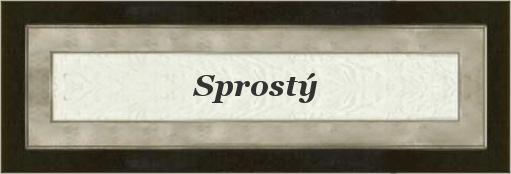
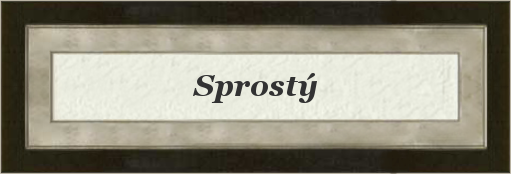
Layered file, before and after one edit (511px x 174px). Changes by layer:
painted on "Card" over [30, 33, 488, 141]
